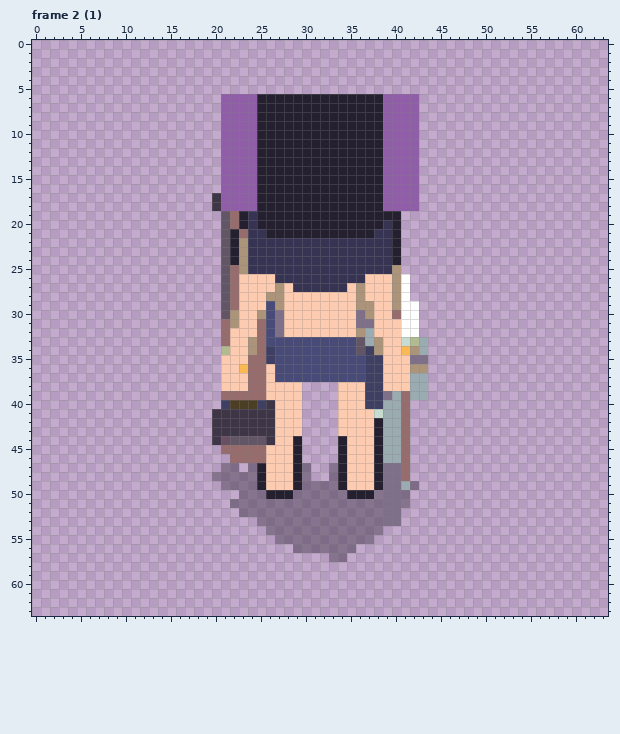
Two states of a pixel-art file, resources/asesprite/Sprites64.aseprite. The picture above was drawn from the file before the commit.
64x64 pixels, 153 frames. Shown: frame 2 (1). The commit also changed other frames, which this record leaves out.
After:
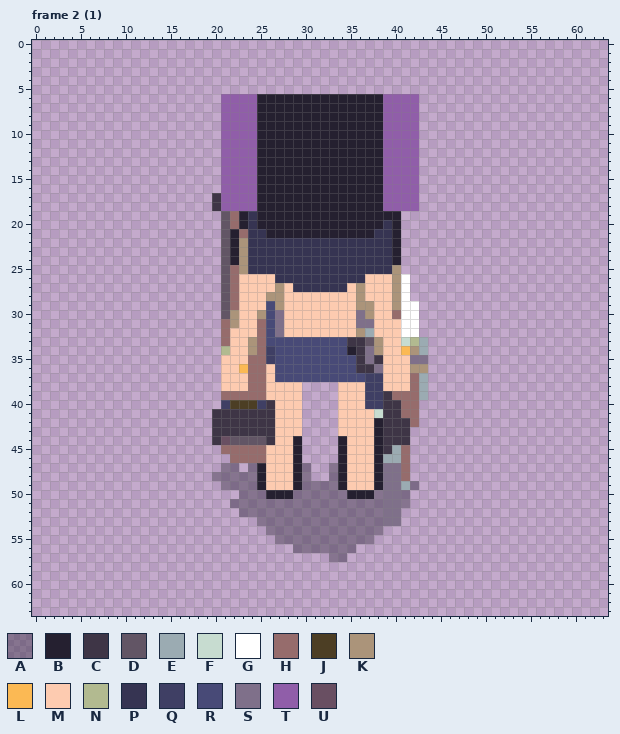
Palette (. is transparent): A #25203064  B #252030  C #3e3546  D #625565  E #9babb2  F #c7dcd0  G #ffffff  H #966c6c  J #4c3e24  K #ab947a  L #fbb954  M #fdcbb0  N #b2ba90  P #363452  Q #3f3f64  R #484a77  S #7f708a  T #905ea9  U #694f62
Changes in this commit:
layer "Weapons/Ak47" added
Frame 2 (1), layer "Weapons/Ak47":
The author changed colour R to colour B in row 34 at x 35.
The author changed colour D to colour C in rows 33 to 34 at x 36.
The author changed colour E to colour C in rows 40 to 44 at x 39 to 40; in row 45 at x 39.
The author changed colour H to colour C in rows 42 to 44 at x 41.
The author changed colour Q to colour C in row 35 at x 38; in row 36 at x 37.
The author changed colour R to colour C in row 33 at x 35; in rows 35 to 36 at x 36.
The author changed colour S to colour C in row 39 at x 39.
The author changed colour E to colour D in row 33 at x 37.
Colour H now appears in rows 40 to 42 at x 42.
The author changed colour E to colour H in rows 37 to 38 at x 42; in row 39 at x 40 and 42.
The author changed colour Q to colour S in rows 34 to 35 at x 37; in row 36 at x 38.
Pixel boxes of the changes (left, top, right, bottom) in both pictures:
changed: (347, 337, 419, 454)
